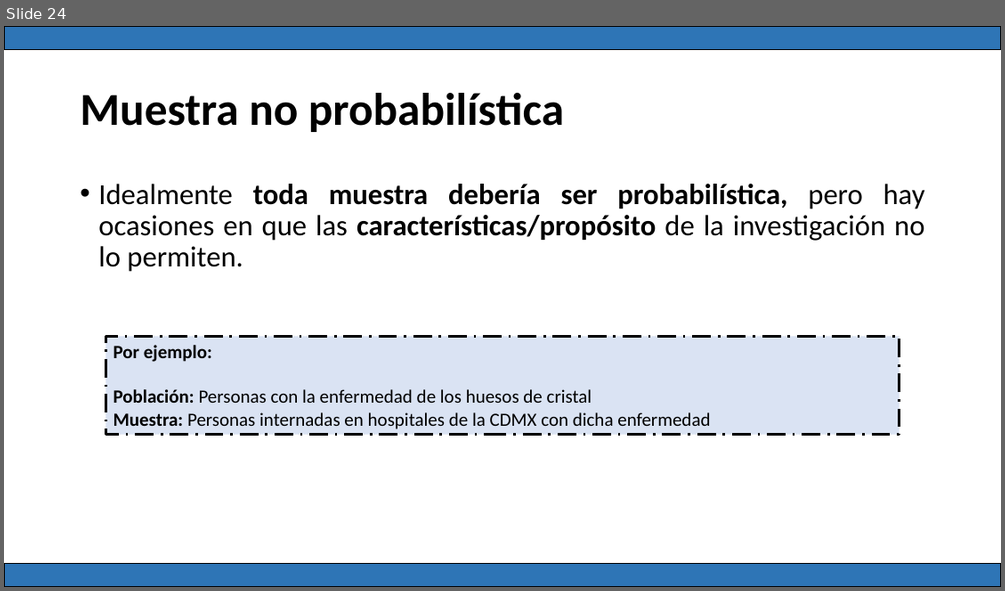
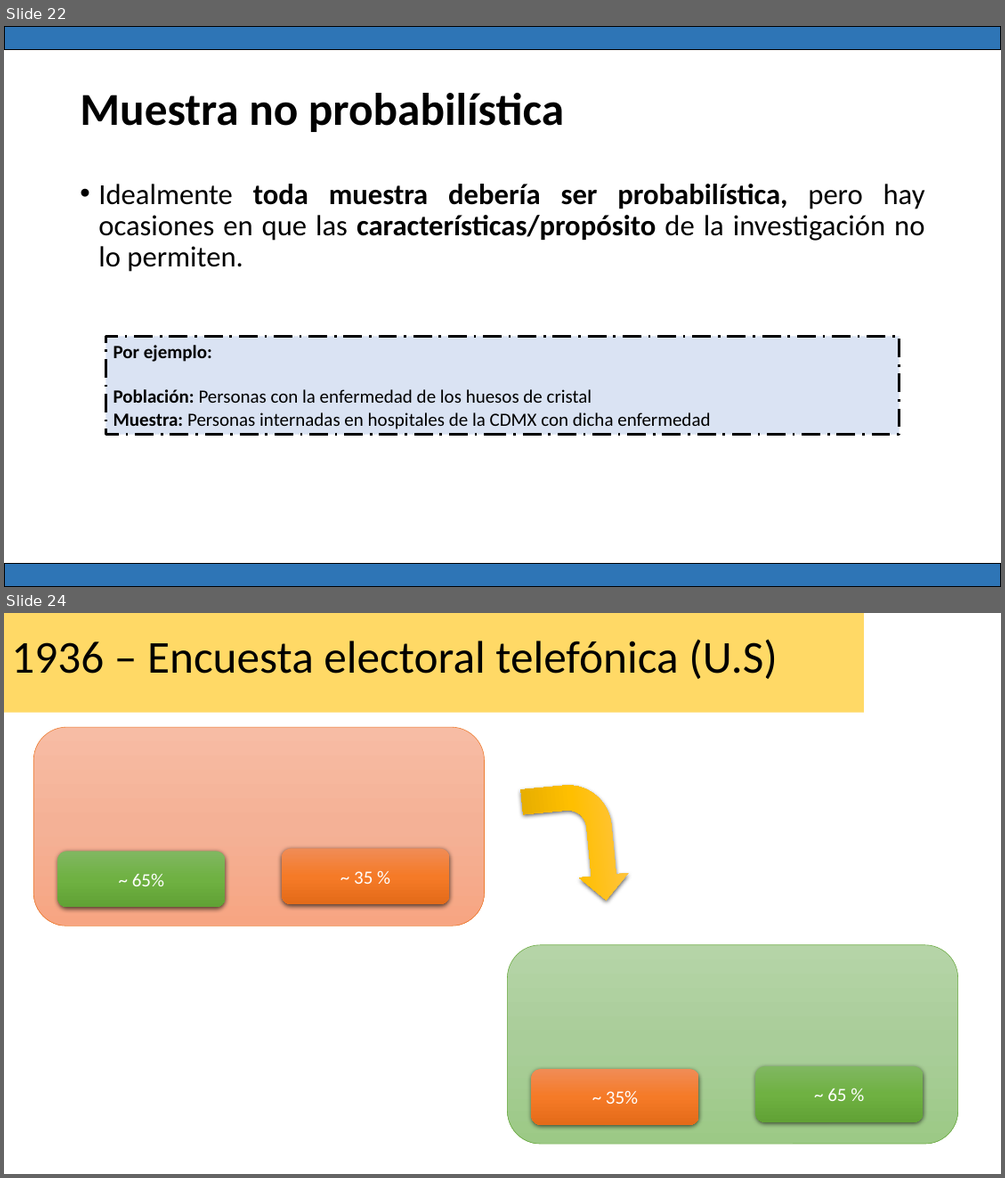
Before and after one commit to Adrifelcha/afchavez-019, a slide deck: JeanPiaget/Presentaciones/03_SelecciónMuestra.pptx. Shown one above the other, each under a label of ours: slide 24 before the commit, slides 22 and 24 after it; the slides between them are not shown. The pictures are 1005x591 and 1005x1178 pixels, drawn with LibreOffice and Linux fonts; fonts in the diff are those of the drawing. Boxes give left, top, right and bottom in pixels: in the first picture for what was removed or moved away, otherwise in the second. Text is boxed around its words. In the diff, an @@ line names an element or a change of style, - is before the commit and + after.

```diff
--- a/JeanPiaget/Presentaciones/03_SelecciónMuestra.pptx
+++ b/JeanPiaget/Presentaciones/03_SelecciónMuestra.pptx
@@ slide 24 added at (4, 613, 1001, 1174), background #FFFFFF @@
@@ title added at (4, 613, 864, 713), fill #FFD966, 44 pt, text #000000 @@
+1936 – Encuesta electoral telefónica (U.S)
@@ rounded rectangle added at (34, 728, 485, 926), fill gradient #F7BDA5 to #F5B196 to #F8A582, outline #ED7D31 0.5 pt @@
@@ bent arrow added at (521, 779, 631, 907), fill gradient #FFC64B to #FFC000 to #E3AB00 @@
@@ rounded rectangle added at (57, 851, 226, 907), fill gradient #81B861 to #6FB242 to #62A336, 18 pt, text #FFFFFF @@
+~ 65%
@@ rounded rectangle added at (283, 849, 450, 905), fill gradient #F18C57 to #F67B28 to #E56C19, 18 pt, text #FFFFFF @@
+~ 35 %
@@ rounded rectangle added at (507, 945, 958, 1144), fill gradient #B5D5A7 to #AACE9A to #9CC987, outline #70AD47 0.5 pt @@
@@ rounded rectangle added at (755, 1066, 923, 1122), fill gradient #81B861 to #6FB242 to #62A336, 18 pt, text #FFFFFF @@
+~ 65 %
@@ rounded rectangle added at (531, 1070, 699, 1126), fill gradient #F18C57 to #F67B28 to #E56C19, 18 pt, text #FFFFFF @@
+~ 35%
@@ what was slide 24 is now slide 22 @@
```
Also in this commit, not shown: 1 other slide added, 4 other files.
